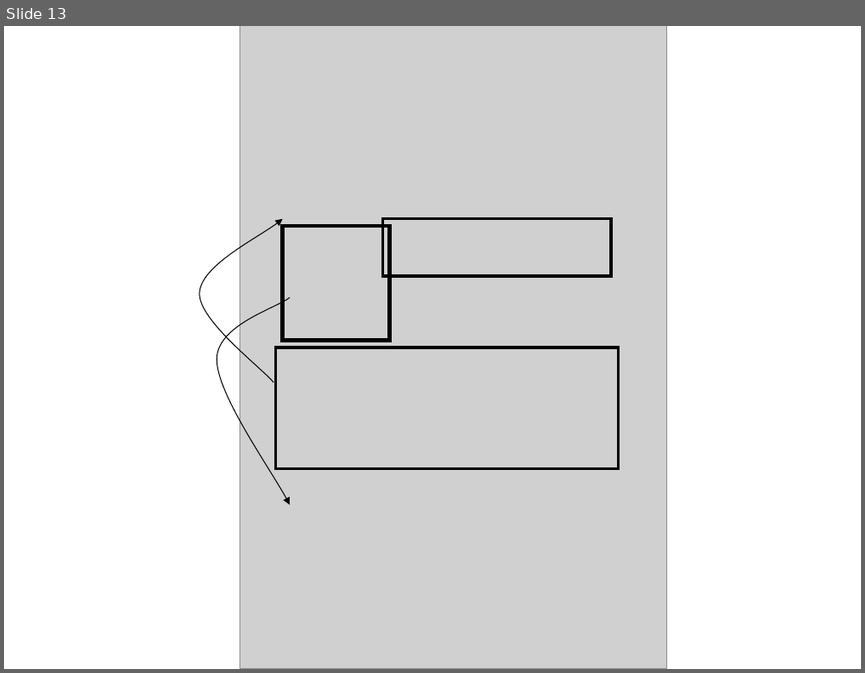
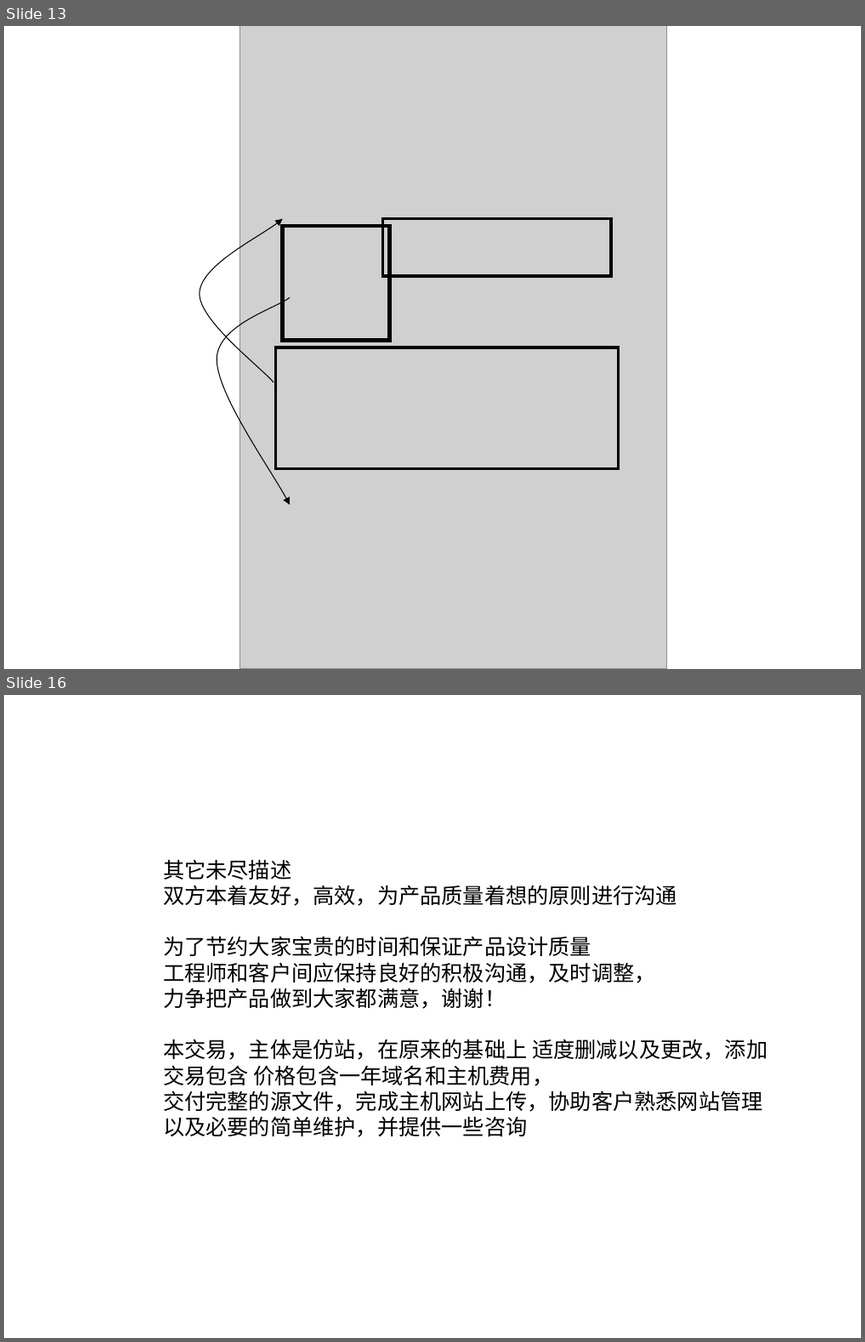
Before and after one commit to solisource/wxcompany, a slide deck: szwxiang_fz/XC_web/web2.ppt. Shown one above the other, each under a label of ours: slide 13 before the commit, slides 13 and 16 after it; the slides between them are not shown. The pictures are 865x673 and 865x1342 pixels, drawn with LibreOffice and Linux fonts; fonts in the diff are those of the drawing; grey boxes stand for pictures. Boxes give left, top, right and bottom in pixels: in the first picture for what was removed or moved away, otherwise in the second. Text is boxed around its words. In the diff, an @@ line names an element or a change of style, - is before the commit and + after.

```diff
--- a/szwxiang_fz/XC_web/web2.ppt
+++ b/szwxiang_fz/XC_web/web2.ppt
@@ slide 16 added at [4, 695, 861, 1338], background #FFFFFF @@
@@ text added at [163, 859, 767, 1137], 18 pt, text #000000 @@
+其它未尽描述
+双方本着友好，高效，为产品质量着想的原则进行沟通
+为了节约大家宝贵的时间和保证产品设计质量
+工程师和客户间应保持良好的积极沟通，及时调整，
+力争把产品做到大家都满意，谢谢！
+本交易，主体是仿站，在原来的基础上 适度删减以及更改，添加
+交易包含 价格包含一年域名和主机费用，
+交付完整的源文件，完成主机网站上传，协助客户熟悉网站管理
+以及必要的简单维护，并提供一些咨询
```
Also in this commit, not shown: 2 other slides added, 1 slide removed, 1 other file.
